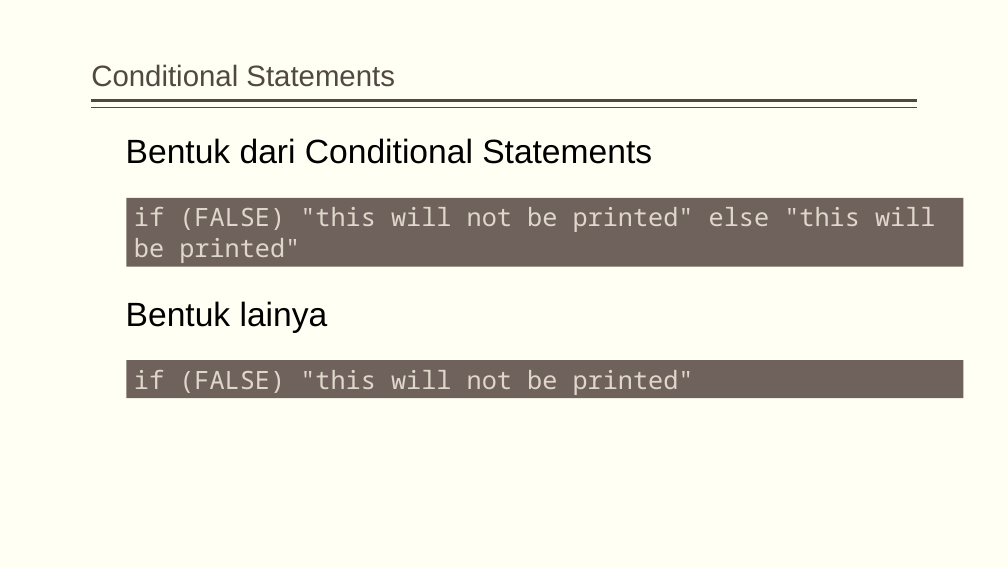
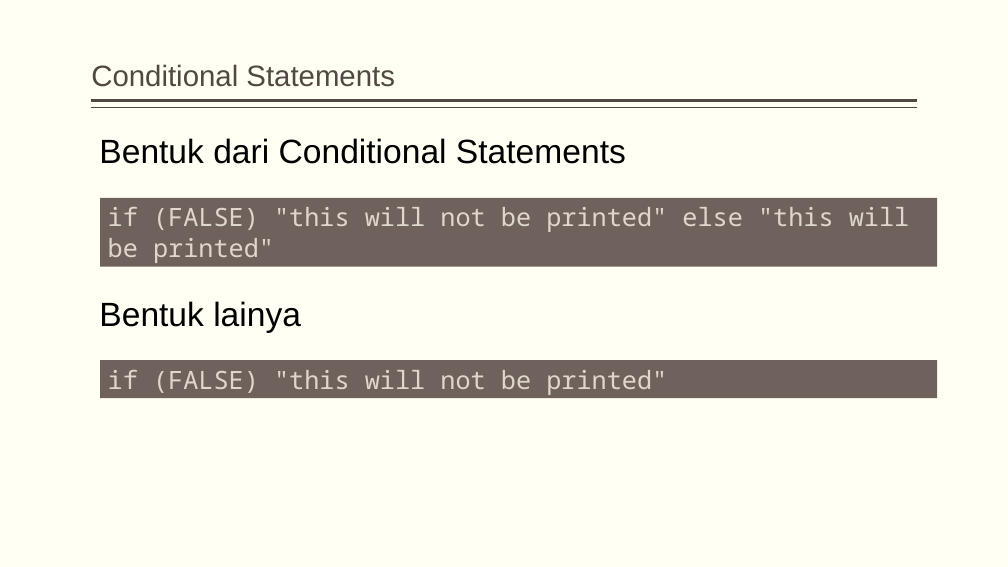
Before and after one commit to dewikiswani/ganesha--R, a slide deck: slide 46 of 201907 -- Pelatihan R ganesha - day1.pptx. Drawn at 1008x567 pixels with LibreOffice and Linux fonts; fonts in the diff are those of the drawing. Boxes give left, top, right and bottom in pixels: in the first picture for what was removed or moved away, otherwise in the second. Text is boxed around its words. In the diff, an @@ line names an element or a change of style, - is before the commit and + after.

```diff
--- a/201907 -- Pelatihan R ganesha - day1.pptx
+++ b/201907 -- Pelatihan R ganesha - day1.pptx
@@ 2 texts, 2 rectangles: place and size @@
-2 texts, 2 rectangles at (126, 138, 963, 398)
+2 texts, 2 rectangles at (99, 138, 938, 398)
```
Also in this commit, not shown: 10 other slides changed, 1 other file.
